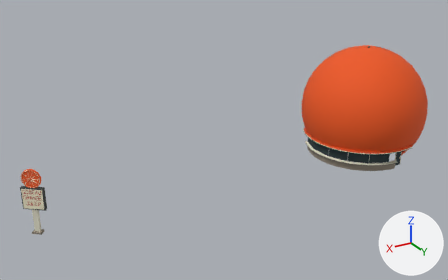
A saved change to the glTF model public/models/buildings/orange-julep-far.glb.
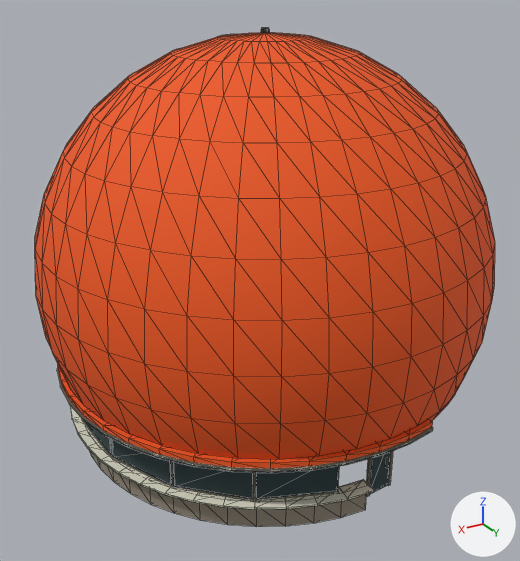
Old and new are each drawn whole from a camera (50 mm lens) standing at (62.6, 64.1, 38.7) and looking at (23.6, -1.0, 6.2) and again close up from a camera (50 mm lens) standing at (14.5, 23.8, 17.9) and looking at (5.1, 8.2, 10.1). The lights are fixed; the arrows at lower right show +X, +Y and +Z. The first two pictures are the older version. The close-ups show mesh edges as thin lines. Where no turn or scale is listed for an object, it has been applied to the vertices. Vertices at exactly the same position are counted once.

Objects in the first close-up: 'orange-julep-0-glass', 'orange-julep-0-orange', 'orange-julep-0-stone', 'orange-julep-0-trim' and 1 more.
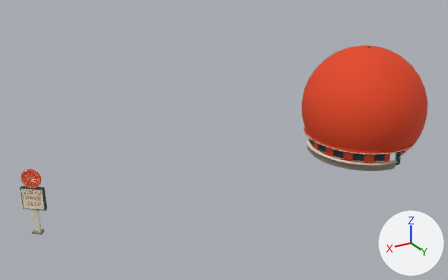
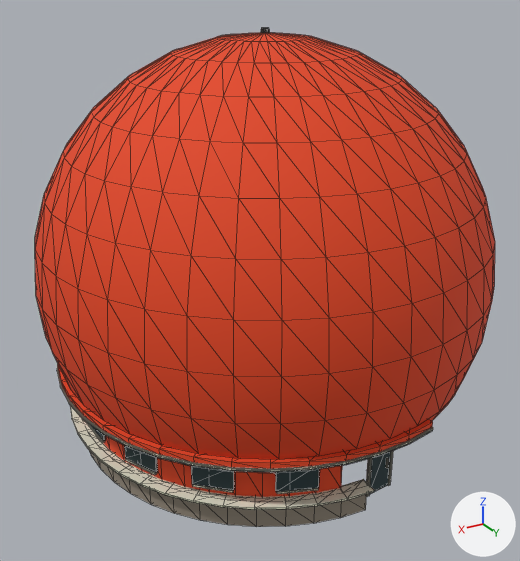
Changed parts and their boxes (x1, y1, x2, y2) in the close-ups (520 x 561 px; the box of a moved part takes in the faces that stretch with it):
'orange-julep-0-orange', reshaped (6% taller): before (35, 33, 495, 469); after (35, 33, 495, 497)
'orange-julep-0-glass', reshaped: before (83, 420, 391, 499); after (91, 426, 391, 495)
part 1 of me_mesh_0, added: after (103, 436, 342, 497)
part 2 of me_mesh_2, moved or reshaped: before (82, 419, 112, 457); after (88, 424, 105, 443)
part 3 of me_mesh_2, moved or reshaped: before (112, 456, 172, 487); after (125, 459, 157, 475)
part 4 of me_mesh_2, moved or reshaped: before (173, 486, 254, 500); after (192, 484, 233, 493)
part 5 of me_mesh_2, moved or reshaped: before (255, 492, 339, 501); after (276, 488, 318, 494)
part 6 of me_mesh_2, deleted (mostly hidden): before (172, 465, 256, 498)
part 7 of me_mesh_4, moved or reshaped: before (83, 420, 339, 499); after (91, 426, 319, 492)

What the commit changed:
me_mesh_0 is used by ob_orange_julep_0_orange; location (0.0, 0.0, 0.0).
me_mesh_0 had 646 vertices, 1220 faces and spanned x -9.1..50.0, y -9.1..9.1, z 0.0..15.8.
me_mesh_0 now has 709 vertices, 1348 faces and spans x -9.1..50.0, y -9.1..9.1, z 0.0..15.8.
Part 1, on me_mesh_0:
33 vertices are added at x 1.5..7.8, y -4.0..7.7, z 1.1.
34 new vertices lie (0.0, 0.0, 1.8) away from vertices in x 1.5..7.8, y -4.0..7.7, z 1.1.
132 new faces join them.
Other edits to the shape of me_mesh_0 do not show in these pictures.
me_mesh_2 is used by ob_orange_julep_0_trim; location (0.0, 0.0, 0.0).
me_mesh_2 had 312 vertices, 528 faces and spanned x -5.4..49.4, y -4.6..8.7, z 0.0..3.9.
me_mesh_2 now has 232 vertices, 408 faces and spans x -5.4..49.4, y -4.6..8.7, z 0.0..3.9.
me_mesh_2 part 2: the loose piece of 8 vertices spanning x 7.8..8.0, y -1.1..1.9, z 1.2 is scaled about its middle by (0.669, 0.5, 1.27), then moved by (0.0, 0.0, 0.2).
me_mesh_2 part 3: the loose piece of 8 vertices spanning x 6.6..7.8, y 1.9..4.6, z 1.2 is scaled about its middle by (0.503, 0.5, 1.27), then moved by (0.0, 0.0, 0.2).
me_mesh_2 part 4: the loose piece of 8 vertices spanning x 4.4..6.6, y 4.6..6.7, z 1.2 is scaled about its middle by (0.501, 0.501, 1.27), then moved by (0.0, 0.0, 0.2).
me_mesh_2 part 5: the loose piece of 8 vertices spanning x 1.7..4.4, y 6.7..7.9, z 1.2 is scaled about its middle by (0.5, 0.503, 1.27), then moved by (0.0, 0.0, 0.2).
me_mesh_2 part 6: 10 loose pieces with 80 vertices, spanning x 1.7..8.0, y -3.9..7.9, z 1.2..2.8, are deleted.
Other edits to the shape of me_mesh_2 do not show in these pictures.
me_mesh_4 is used by ob_orange_julep_0_glass; location (0.0, 0.0, 0.0).
me_mesh_4 had 56 vertices, 84 faces and spanned x -5.32..7.96, y -3.86..7.83, z 0.0..2.73.
me_mesh_4 now has 56 vertices, 84 faces and spans x -5.32..7.92, y -3.21..7.56, z 0.0..2.5.
me_mesh_4 part 7: 40 of 56 vertices moved; they spanned x 1.72..7.96, y -3.86..7.83, z 1.21..2.73 and now span x 2.35..7.92, y -3.21..7.56, z 1.45..2.45; mean shift (0.0, 0.0, -0.02); largest move (4.35, 6.63, 2.73) -> (3.73, 6.9, 2.45).
